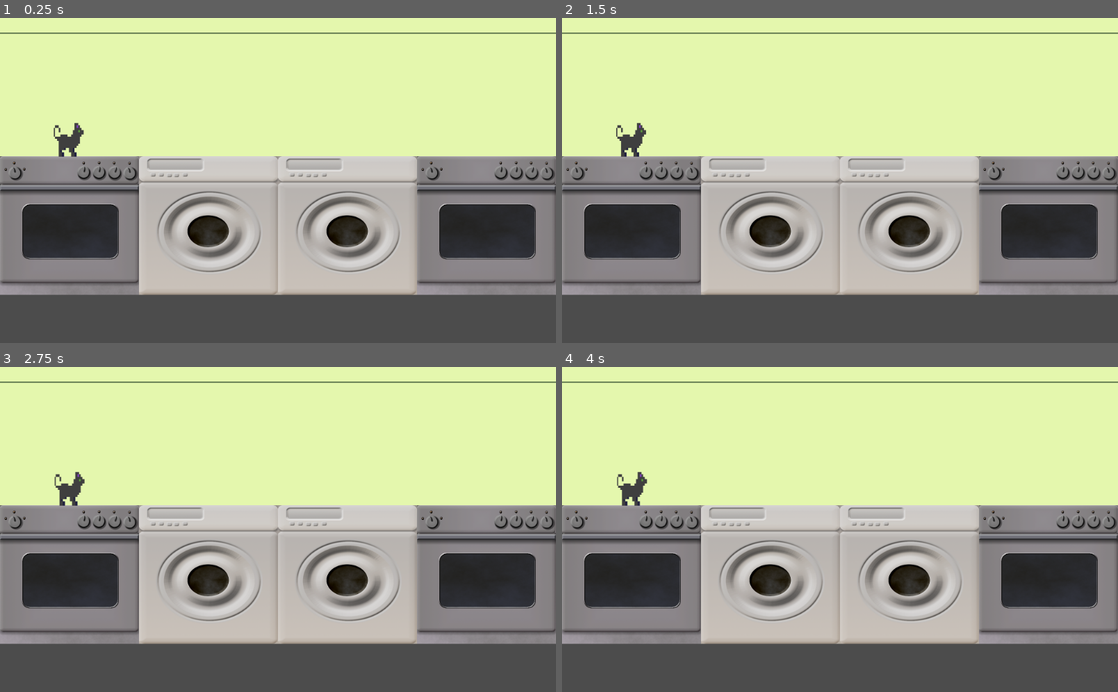
Above: before the commit, frames 1-4 (two rows, left to right).
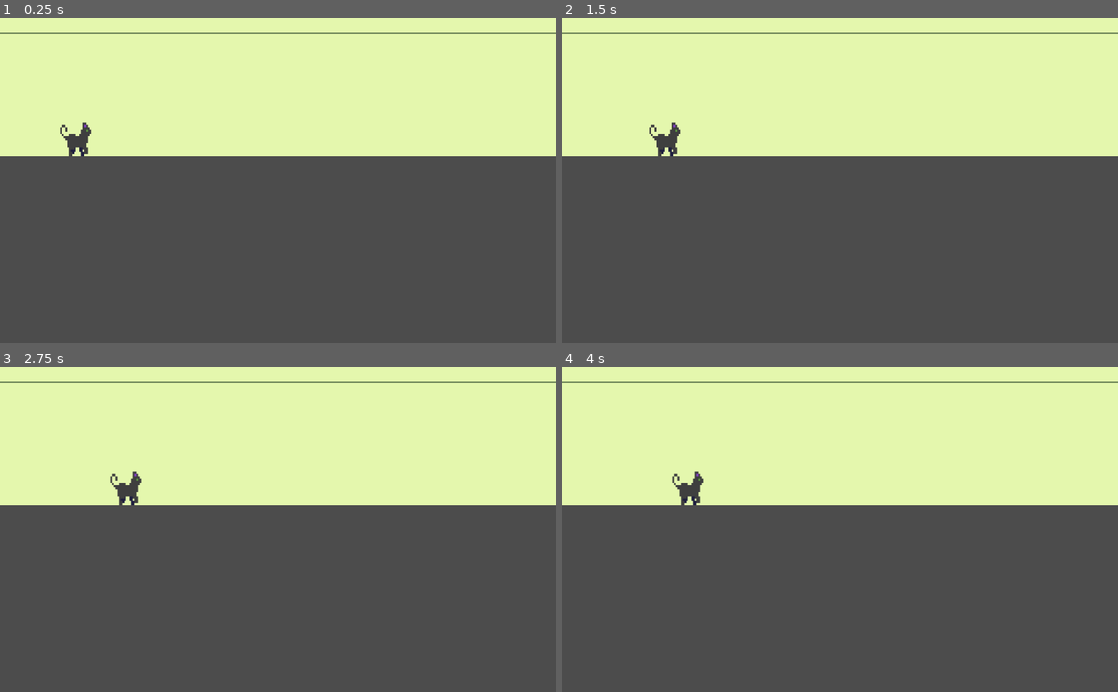
Above: after the commit, the same moments.

Repository: winnerbyhabit/bifigamejam18
Game: Godot game, scene res://Level.tscn
Same seed, same stepped clock (60 frames per second), same inputs: the game is played once before the commit and once after it. This scene is started directly instead of the project's main scene.
Inputs:
- Up to frame 1 (0.25 s): no input
- Up to frame 2 (1.5 s): hold Right (player_right, bound only after the commit) 0.53-1.28 s; hold Space (player_hit) 0.53-1.28 s; tap Space (player_hit) at 1.35 s
- Up to frame 3 (2.75 s): hold Right (player_right, bound only after the commit) from 2.03 s (still down); hold Space (player_hit) from 2.03 s (still down)
- Up to frame 4 (4 s): release Space (player_hit) at 2.78 s; tap Space (player_hit) at 2.85 s; release Right (player_right, bound only after the commit) at 3.53 s; hold Space (player_hit) from 3.53 s (still down)

The runs differ from the first frame. In frame 1, 41% of the frame differs, in the area x 0-100%, y 32-86%; in frame 2, 42%; in frame 3, 42%; in frame 4, 42%.
Error after the commit: Parse Error: Too few arguments for "set_next_tile()" call. Expected at least 1. (res://TileMap.gd:24)

Commit message:
vorbereitung für bosslevel

Diff:
--- a/Level.gd
+++ b/Level.gd
@@ -8,6 +8,7 @@
 	pass
 
 func _process(delta):
+	#updates map
 	if int(old_player_pos.x / $TileMap.cell_size.x) < int($Player.position.x / $TileMap.cell_size.x):
 		$TileMap.set_next_tile()
 		$bg.position.x += $TileMap.cell_size.x
--- a/Level.tscn
+++ b/Level.tscn
@@ -40,13 +40,15 @@
 script = ExtResource( 4 )
 _sections_unfolded = [ "Cell" ]
 tile_coordinates = Vector2( 0, 1 )
+start_tiles = 5
 number_of_tiles = 3
 
 [node name="Player" parent="." index="2" instance=ExtResource( 5 )]
 
 position = Vector2( 128, 225 )
 _sections_unfolded = [ "Transform" ]
-speed = 0.01
+speed = 40
+automove = true
 
 [node name="Camera2D" type="Camera2D" parent="Player" index="1"]
 
--- a/Player.tscn
+++ b/Player.tscn
@@ -27,12 +27,12 @@
 
 position = Vector2( 32.133, 34.349 )
 script = ExtResource( 1 )
-speed = 0.1
+speed = 40
 
 [node name="AnimatedSprite" type="AnimatedSprite" parent="." index="0"]
 
-frames = SubResource( 2 )
+frames = SubResource( 1 )
 animation = "running"
-frame = 5
+frame = 4
 playing = true
 _sections_unfolded = [ "Transform" ]
--- a/TileMap.gd
+++ b/TileMap.gd
@@ -1,8 +1,15 @@
 extends TileMap
 
+#gibt die ebene an auf der tiles generiert werden
 export(Vector2) var tile_coordinates = Vector2(0,0)
+
+#anzahl an tiles die am Anfang generiert werden
+export var start_tiles = 5
+
+#anzahl verschiedener tiles
 export var number_of_tiles = 3
-var last_coordinate
+var last_coordinate #letztes tile rechts
+var fist_coordinate #letztes tile links
 # class member variables go here, for example:
 # var a = 2
 # var b = "textvar"
@@ -11,9 +18,9 @@
 	#muss vor rand funktionen aufgerufen werden
 	randomize()
 
-	#setzt automatisch 6 küchen teile
+	#setzt automatisch n küchen teile
 	set_random_tile(tile_coordinates)
-	for i in range(5):
+	for i in range(start_tiles-1):
 		set_next_tile()
 
 func set_random_tile(coordinate):
@@ -22,6 +29,10 @@
 	set_cell(coordinate[0],coordinate.y,random_id)
 	last_coordinate = coordinate
 
-func set_next_tile():
-	var coordinate = last_coordinate + Vector2(1,0)
-	set_random_tile(coordinate)
+func set_next_tile(direction):
+	if direction == 1:
+		var coordinate = last_coordinate + Vector2(1,0)
+		set_random_tile(coordinate)
+	else:
+		var coordinate = first - Vector2(1,0)
+		set_random_tile(coordinate)
--- a/move_player.gd
+++ b/move_player.gd
@@ -1,7 +1,12 @@
 extends Node2D
 
 #Geschwindigkeit
-export var speed = 0.1
+export var speed = 40
+
+#katze bewegt sich automatisch
+export var automove = true
+
+var direction = 1
 var tile_size = 64
 
 func _ready():
@@ -12,9 +17,15 @@
 func _process(delta):
 	# Called every frame. Delta is time since last frame.
 	# Update game logic here.
-	move_right()
+	if automove:
+		move(delta)
+	else:
+		if Input.is_action_pressed("player_right"):
+			direction = 1
+		elif Input.is_action_pressed("player_right"):
+			direction = -1
 	if Input.is_action_pressed("player_hit"):
 		print("pressed space")
 
-func move_right():
-	position.x += speed
+func move(delta):
+	position.x += speed*delta*direction
--- a/project.godot
+++ b/project.godot
@@ -18,6 +18,10 @@
 
 player_hit=[ Object(InputEventKey,"resource_local_to_scene":false,"resource_name":"","device":0,"alt":false,"shift":false,"control":false,"meta":false,"command":false,"pressed":false,"scancode":32,"unicode":0,"echo":false,"script":null)
  ]
+player_right=[ Object(InputEventKey,"resource_local_to_scene":false,"resource_name":"","device":0,"alt":false,"shift":false,"control":false,"meta":false,"command":false,"pressed":false,"scancode":16777233,"unicode":0,"echo":false,"script":null)
+ ]
+player_left=[ Object(InputEventKey,"resource_local_to_scene":false,"resource_name":"","device":0,"alt":false,"shift":false,"control":false,"meta":false,"command":false,"pressed":false,"scancode":16777231,"unicode":0,"echo":false,"script":null)
+ ]
 
 [rendering]
 
Not shown: 1 places in Player.tscn that only renumber resources
